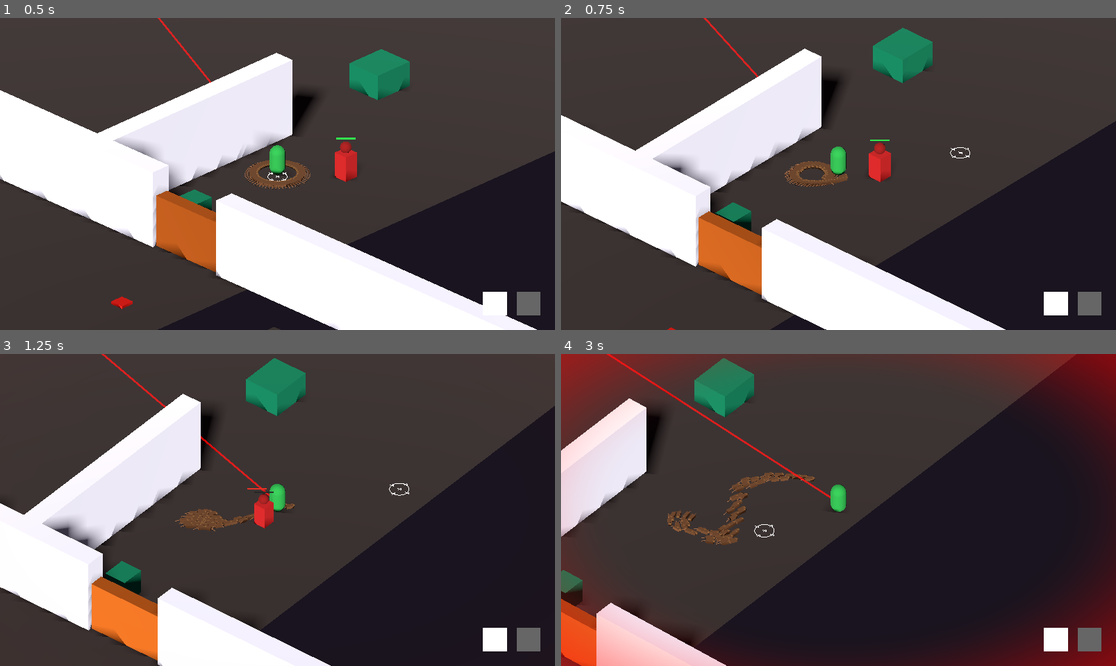
Above: before the commit, frames 1-4 (two rows, left to right).
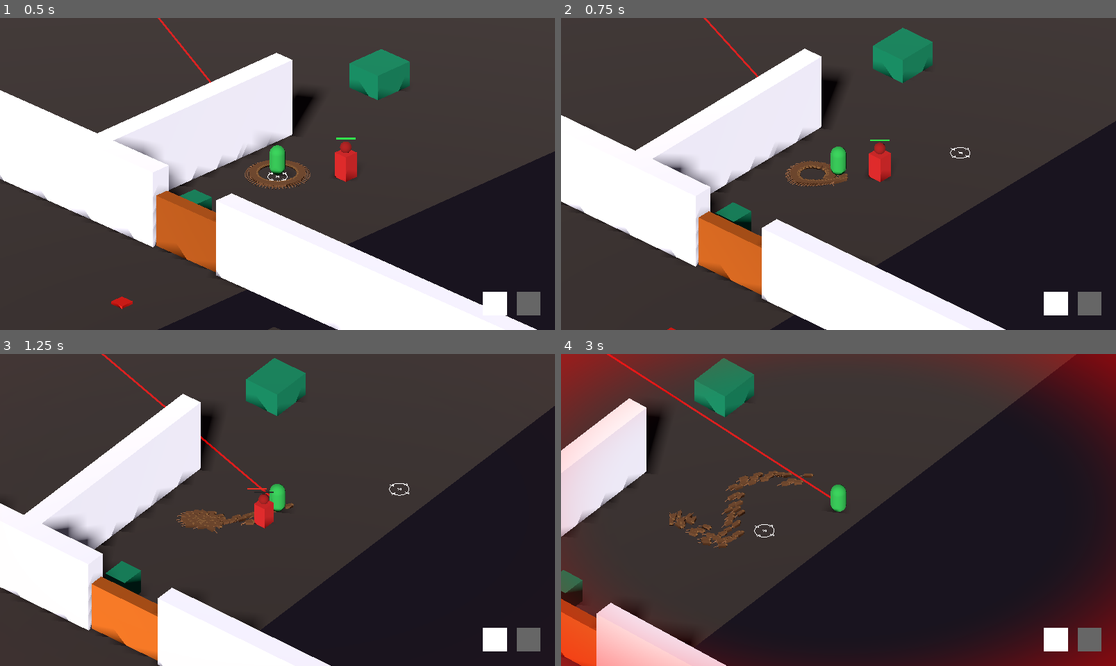
Above: after the commit, the same moments.

Repository: VirtuaIL/ZTGK-Prototyp
Game: Godot game, scene res://scenes/main.tscn
The game is run twice, just before and just after one commit, with the same random seed, the same clock (stepped at 60 frames per second) and the same inputs.
Inputs (mouse positions are in pixels of both pictures, inside the frame that each line leads up to):
- Up to frame 1 (0.5 s): no input
- Up to frame 2 (0.75 s): tap Enter at 0.5 s; move the mouse to (960, 158) at 0.52 s; hold D (move_right) from 0.53 s (still down); hold Space (recall_rats) from 0.53 s (still down); click (960, 158) at 0.67 s
- Up to frame 3 (1.25 s): keep holding D (move_right); keep holding Space (recall_rats)
- Up to frame 4 (3 s): release D (move_right) at 1.25 s; release Space (recall_rats) at 1.25 s; drag from (727, 525) to (810, 572) at 1.27 s; move the mouse to (894, 441) at 2.02 s; hold D (move_right) 2.03-2.75 s; hold Space (recall_rats) 2.03-2.75 s; drag from (810, 572) to (672, 463) at 2.77 s

Frame 1 is identical in both runs. In frame 2, 0.2% of the frame differs, in the area x 37-52%, y 42-55%; in frame 3, 0.3%; in frame 4, 1.0%, in the area x 19-46%, y 37-63%.

Commit message:
Mozliwosc budowania wiekszej ilosci struktur

Diff:
--- a/scripts/rat_manager.gd
+++ b/scripts/rat_manager.gd
@@ -403,6 +403,19 @@
 		if rat.state == rat.State.TRAVEL_TO_BUILD or rat.state == rat.State.WAITING_FOR_FORMATION:
 			return true
 	return false
+
+
+func _has_static_rats() -> bool:
+	for rat in rats:
+		if rat.state == rat.State.STATIC:
+			return true
+	return false
+
+
+func _cancel_active_build_orders() -> void:
+	for rat in rats:
+		if rat.state == rat.State.TRAVEL_TO_BUILD or rat.state == rat.State.WAITING_FOR_FORMATION:
+			rat.release_rat()
 
 
 # ── Mouse → world raycast ─────────────────────────────────────────────────────
@@ -1087,10 +1100,10 @@
 		return
 
 	built_positions.clear()
-	for child in unified_shape_combiner.get_children():
-		child.queue_free()
-	for rat in rats:
-		rat.release_rat()
+	if not _has_static_rats():
+		for child in unified_shape_combiner.get_children():
+			child.queue_free()
+	_cancel_active_build_orders()
 
 	var available_rats: Array = _get_available_follow_rats()
 
@@ -1115,12 +1128,11 @@
 		segs.append(segment_len)
 
 	built_positions.clear()
-
-	for child in unified_shape_combiner.get_children():
-		child.queue_free()
-
-	for rat in rats:
-		rat.release_rat()
+	if not _has_static_rats():
+		for child in unified_shape_combiner.get_children():
+			child.queue_free()
+
+	_cancel_active_build_orders()
 
 	var available_rats: Array = []
 	for rat in rats:
@@ -1212,12 +1224,11 @@
 	target_pos.z = snapped(target_pos.z, 0.5)
 
 	built_positions.clear()
-
-	for child in unified_shape_combiner.get_children():
-		child.queue_free()
-
-	for rat in rats:
-		rat.release_rat()
+	if not _has_static_rats():
+		for child in unified_shape_combiner.get_children():
+			child.queue_free()
+
+	_cancel_active_build_orders()
 
 	var available_rats: Array = []
 	for rat in rats:
